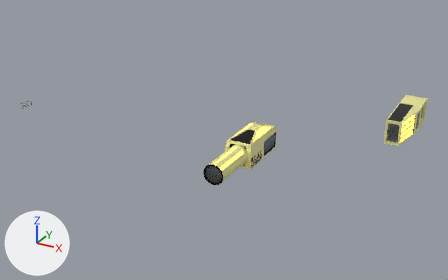
One commit to the Blender file Assets/Weapons/RealPulseLaser/RealPulseLaser.blend: the scene before it, then after it.
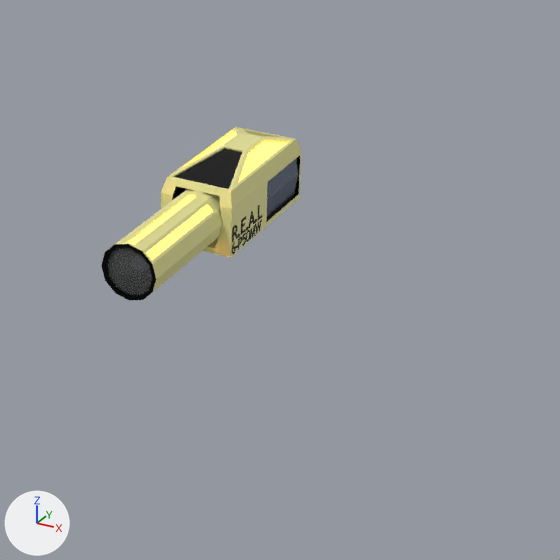
Each version appears first whole from a 50 mm lens placed at (13.59, -26.43, 13.76), pointed at (-3.2, 4.1, -1.51), and next in a close-up on the part from 37% to 83% of the width and 27% to 100% of the height. The lights are fixed; the arrows at lower left show +X, +Y and +Z. The first two pictures are the older version.

The first close-up shows 'Size6RealPulseLaser'.
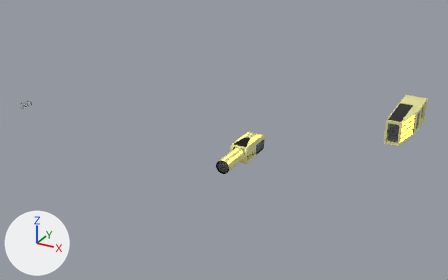
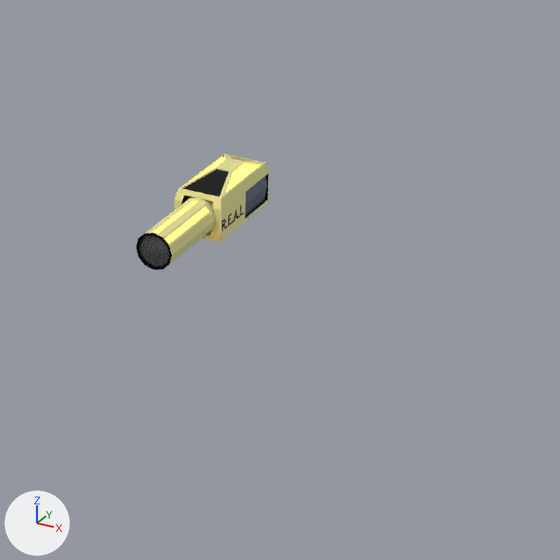
The change, as JSON lines over the scene's bpy script:
```json
{"op": "add", "block": "me_cube_003", "code": ["me_cube_003 = bpy.data.meshes.new('Cube.003')", "me_cube_003.from_pydata(...)  # 2542 vertices, 1390 faces; spans x -0.56..0.51, y -1.91..2.01, z -0.56..0.55", "# faces by material slot: [106, 32, 285, 941, 26]", "me_cube_003.materials.append(mat_base)  # beige #e7e397", "me_cube_003.materials.append(mat_radiators)  # orange #e79a4b, glowing orange #ffb444", "me_cube_003.materials.append(mat_metal)  # black #0f0f0f", "me_cube_003.materials.append(mat_pipes)  # greyish blue #7a8596", "me_cube_003.materials.append(mat_glass)  # dark grey #686b6b"]}
{"op": "add", "block": "ob_size6realpulselaser", "code": "ob_size6realpulselaser.hide_set(True)  # its collection is switched off"}
{"op": "add", "block": "ob_realpulselaser_001", "code": ["ob_realpulselaser_001 = bpy.data.objects.new('RealPulseLaser.001', me_cube_003)", "ob_realpulselaser_001.location = (0.0, 0.0, 0.0)"]}
```

Pixel boxes [x1, y1, x2, y2] of what changed, in the close-ups (560 x 560 px):
```json
{"object": "Size6RealPulseLaser", "change": "hidden", "before": [101, 127, 302, 300]}
{"object": "RealPulseLaser.001", "change": "added", "after": [136, 154, 269, 270], "faces in mat_base (beige #e7e397)": [146, 154, 269, 264], "faces in mat_metal (black #0f0f0f)": [136, 169, 268, 270], "faces in mat_radiators (orange #e79a4b, glowing orange #ffb444)": [154, 157, 259, 243], "faces in mat_glass (dark grey #686b6b)": [139, 235, 169, 267], "faces in mat_pipes (greyish blue #7a8596)": [245, 176, 267, 216]}
```
